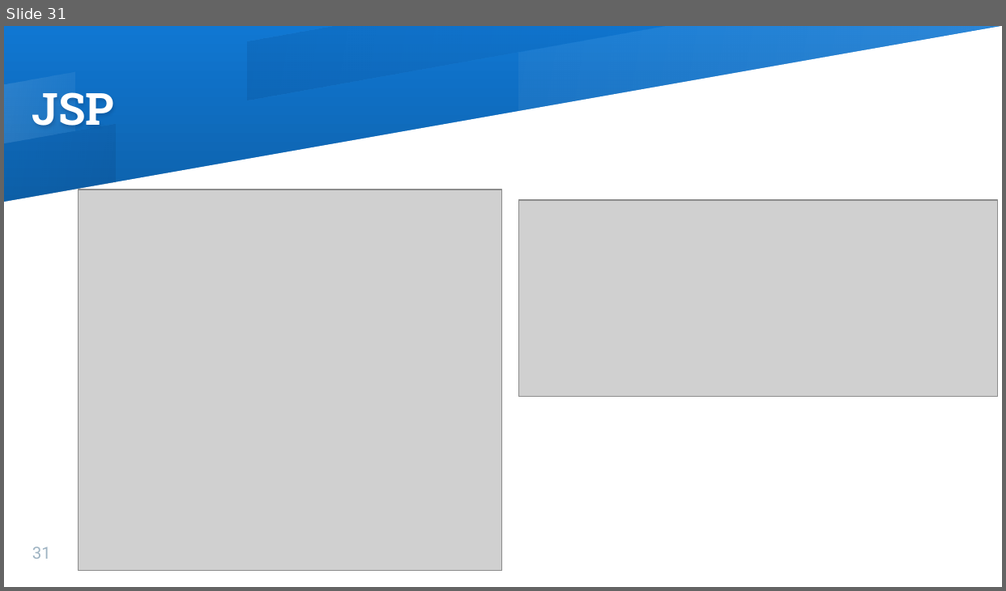
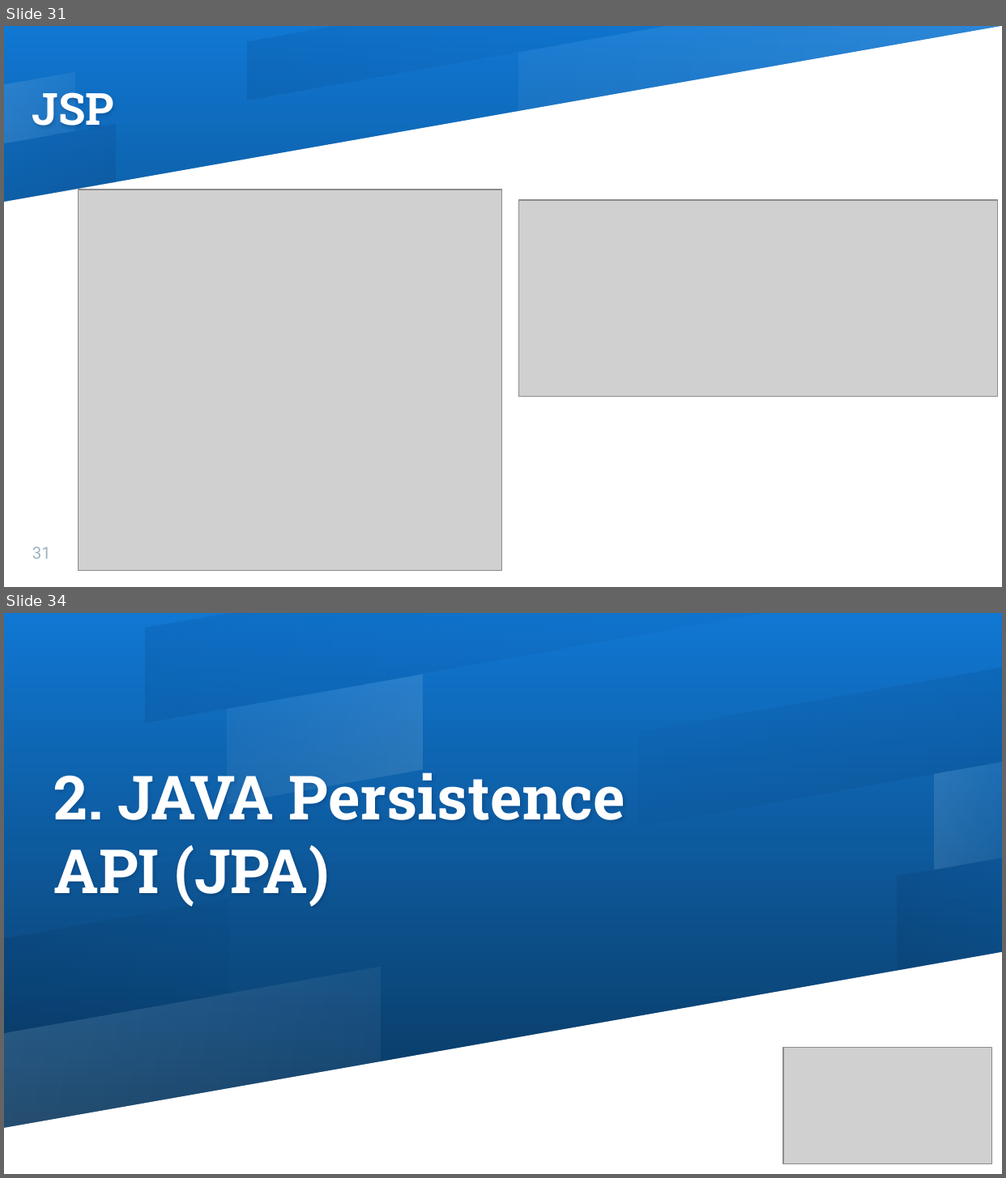
Before and after one commit to gladyscarrillo/JAVAEE, a slide deck: CursoJAVAEmpresarial.pptx. Shown one above the other, each under a label of ours: slide 31 before the commit, slides 31 and 34 after it; the slides between them are not shown. The pictures are 1006x591 and 1006x1178 pixels, drawn with LibreOffice and Linux fonts; fonts in the diff are those of the drawing; grey boxes stand for pictures. Boxes give left, top, right and bottom in pixels: in the first picture for what was removed or moved away, otherwise in the second. Text is boxed around its words. In the diff, an @@ line names an element or a change of style, - is before the commit and + after.

Commit message:
JavaBean y JPA

```diff
--- a/CursoJAVAEmpresarial.pptx
+++ b/CursoJAVAEmpresarial.pptx
@@ slide 34 added at box(4, 613, 1002, 1174), background gradient #1077D2 to #093153 @@
@@ title added at box(54, 773, 625, 907), 44 pt, text #FFFFFF, bold @@
+2. JAVA Persistence API (JPA)
@@ group added at box(4, 613, 1002, 1174): 8 freeform shapes @@
@@ picture added at box(783, 1047, 992, 1164) @@
```
Also in this commit, not shown: 2 slides changed, 5 other slides added.
